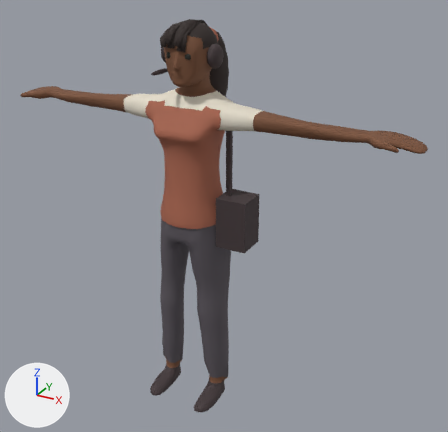
What one commit did to the glTF model public/assets/characters/office/office-ara.glb.
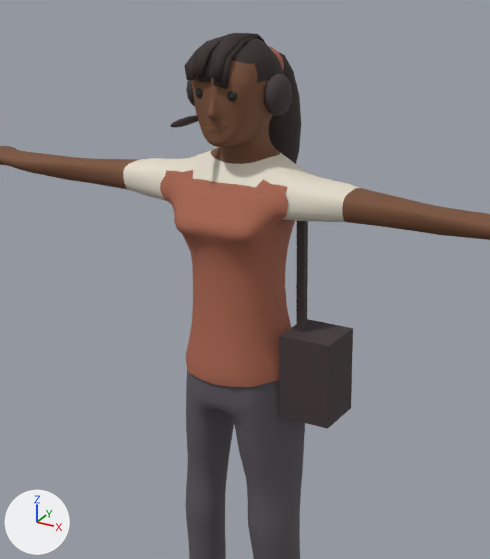
There are two pictures of each version: one whole from a 50 mm lens placed at (1.48, -2.38, 2.22), pointed at (0.12, 0.11, 0.98), one close up on the part from 11% to 76% of the width and 0% to 77% of the height. Lighting does not change. The marker at lower left points along +X, +Y and +Z. The older version's two pictures come first. Where no turn or scale is listed for an object, it has been applied to the vertices.

In view in the first close-up: 'office-ara_BagStrap', 'office-ara_Hair_pony', 'office-ara_HeadsetEar.001', 'office-ara_Ponytail', 'office-ara_ShoulderBag', 'office-ara_Top', 'office-ara_TrousersShoes', 'office-ara_Vest' and 3 more.
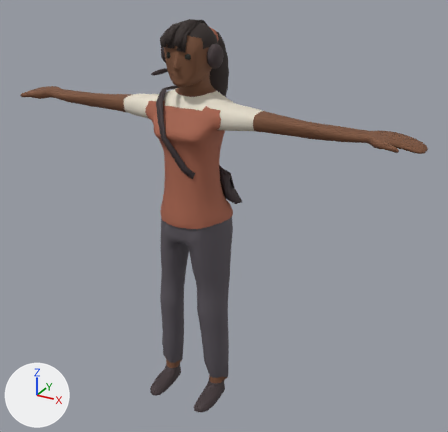
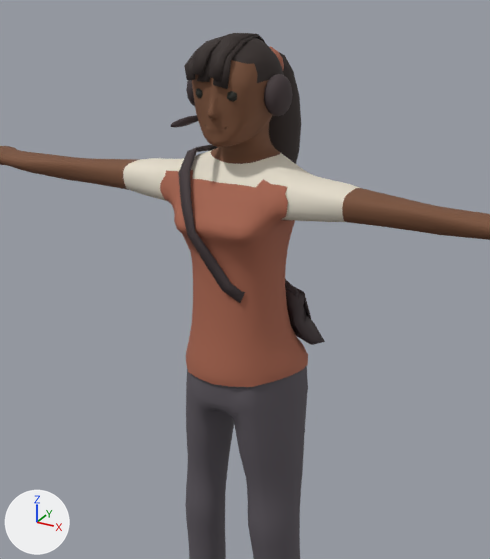
What changed in the scene script:
```text
Add me_office_ara_fit_shoulder_bag:
    me_office_ara_fit_shoulder_bag.from_pydata(...)  # 134 vertices, 256 faces; spans x -0.156..0.206, y -0.159..0.221, z 1.037..1.607
    me_office_ara_fit_shoulder_bag.materials.append(mat_office_ara_shoes)  # dark grey #423638
Remove ob_office_ara_bagstrap:
    ob_office_ara_bagstrap = bpy.data.objects.new('office-ara_BagStrap', me_큐브_001)
    ob_office_ara_bagstrap.location = (0.0, 0.0, 0.008)
Remove ob_office_ara_shoulderbag:
    ob_office_ara_shoulderbag = bpy.data.objects.new('office-ara_ShoulderBag', me_큐브)
    ob_office_ara_shoulderbag.location = (0.0, 0.0, 0.008)
Add ob_office_ara_fit_shoulder_bag:
    ob_office_ara_fit_shoulder_bag = bpy.data.objects.new('office-ara_Fit_shoulder_bag', me_office_ara_fit_shoulder_bag)
    ob_office_ara_fit_shoulder_bag.location = (0.0, 0.0, 0.008)
```

Location of each change, [x1, y1, x2, y2] in pixels of the close-ups (490 x 559 px):
'office-ara_ShoulderBag', deleted
    before: [279, 319, 353, 429]
'office-ara_Fit_shoulder_bag', added
    after: [178, 145, 325, 345]
'office-ara_BagStrap', deleted
    before: [296, 221, 308, 332]
